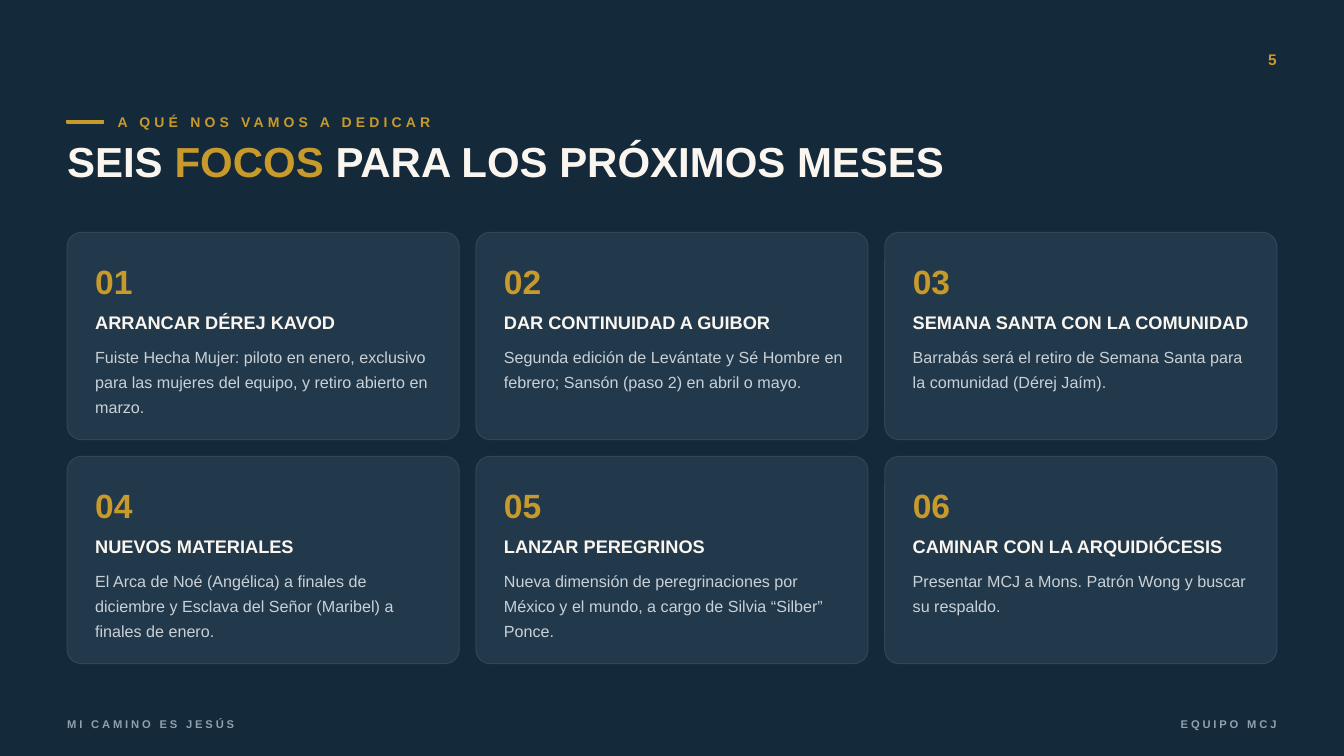
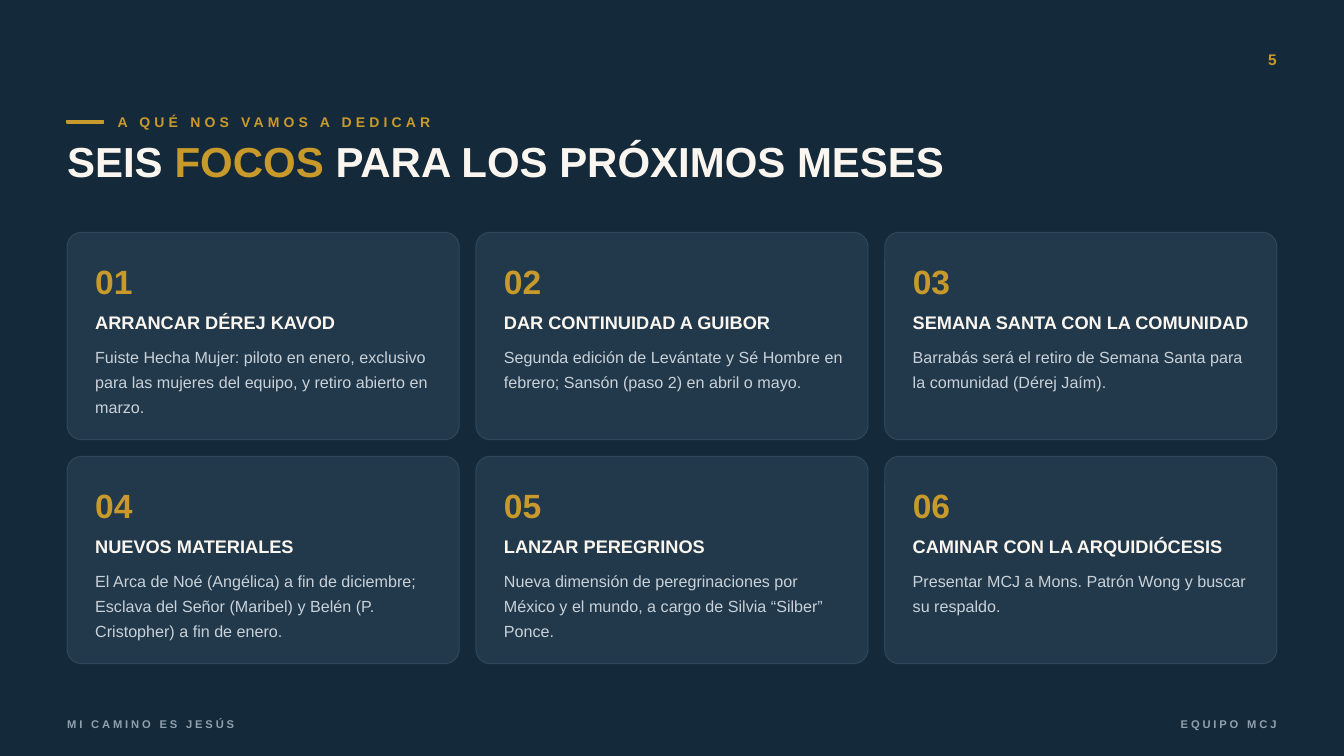
Before and after one commit to iikno/micaminoesjesus, a slide deck: slide 5 of presentacion/MCJ-Presentacion-Equipo.pptx. Drawn at 1344x756 pixels with LibreOffice and Linux fonts; fonts in the diff are those of the drawing; background and template pictures are left out. Boxes give left, top, right and bottom in pixels: in the first picture for what was removed or moved away, otherwise in the second. Text is boxed around its words. In the diff, an @@ line names an element or a change of style, - is before the commit and + after.

```diff
--- a/presentacion/MCJ-Presentacion-Equipo.pptx
+++ b/presentacion/MCJ-Presentacion-Equipo.pptx
@@ text at bbox=[95, 575, 415, 641]: text changed @@
-El Arca de Noé (Angélica) a finales de diciembre y Esclava del Señor (Maribel) a finales de enero.
+El Arca de Noé (Angélica) a fin de diciembre; Esclava del Señor (Maribel) y Belén (P. Cristopher) a fin de enero.
```
Also in this commit, not shown: 8 other slides changed, 2 slides added, 2 other files.
